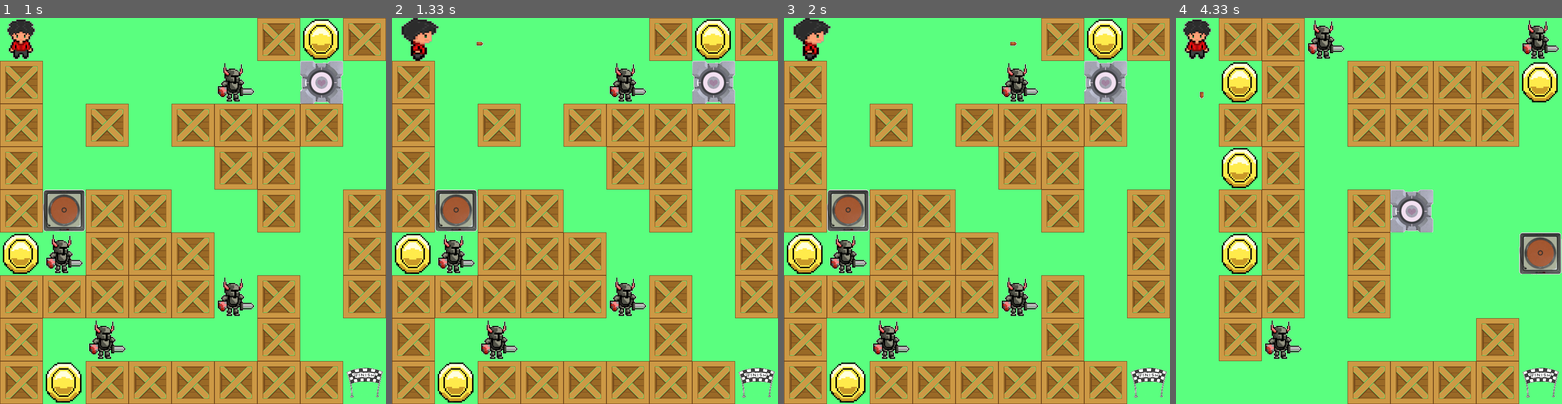
Above: before the commit, frames 1-4 (left to right).
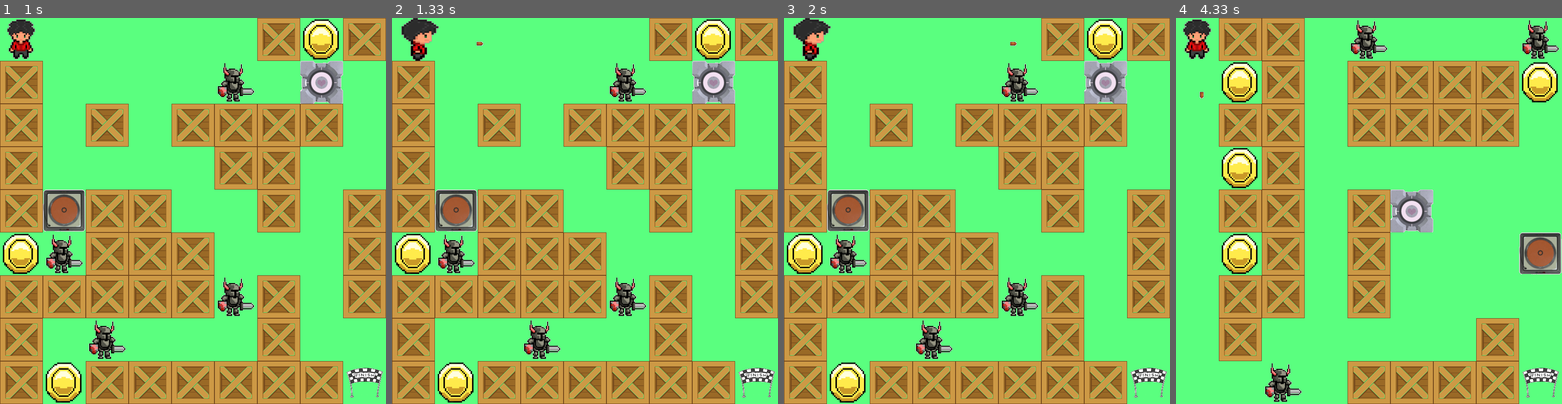
Above: after the commit, the same moments.

Repository: 6g6tfg753/pygame_project
Game: pygame game, started from main.py
Same seed, same stepped clock (60 frames per second), same inputs: the game is played once before the commit and once after it.
Inputs (mouse positions are in pixels of both pictures, inside the frame that each line leads up to):
- Up to frame 1 (1 s): click (216, 72) at 0.38 s; tap 4 at 0.67 s
- Up to frame 2 (1.33 s): hold D from 1 s (still down); tap Space at 1.07 s
- Up to frame 3 (2 s): tap Space at 1.37 s; release D at 1.47 s
- Up to frame 4 (4.33 s): hold A 2.33-2.87 s; tap Space at 2.4, 2.7, 2.97, 4.07 s; hold S 2.9-3.2 s; tap 4 at 3.67 s; hold W from 4 s (still down)

Frame 1 is identical in both runs. In frame 2, 1.0% of the frame differs, in the area x 23-44%, y 78-89%; in frame 3, 1.0%; in frame 4, 1.9%, in the area x 23-55%, y 0-100%.

Commit message:
Running enemies!!!

Diff:
--- a/main.py
+++ b/main.py
@@ -153,12 +153,20 @@
         #print(self.level)
 
         #Utils
-
         self.utils.draw(screen)
 
         screen.fill((90, 255, 127))  # green field
         self.all_sprites.draw(screen)
         pygame.display.flip()
+
+        self.enemy_flags = []
+        self.enemy_direction = []
+        c = 0
+        for el in self.enemies:
+            self.enemy_flags.append(1)
+            self.enemy_direction.append(c % 2)
+            c += 1
+        self.time = 0
 
     def render(self, screen):
         self.box_up = False
@@ -178,7 +186,6 @@
         flag_down = True
 
         while running:
-
             if self.state_of_the_game == False:
                 pygame.time.wait(100)
                 screen.fill((90, 255, 127))
@@ -438,7 +445,7 @@
                     self.state_of_the_game = False
                     self.death_count += 1
                 end_of_the_game_flag = pygame.sprite.spritecollide(self.player, self.finish, False)
-                if end_of_the_game_flag and self.state_of_the_game and self.button_pressed_flag:
+                if end_of_the_game_flag and self.state_of_the_game:
                     end.image = image_win
                     end.rect = end.image.get_rect()
                     end.rect.x, end.rect.y = 0, 200
@@ -452,5 +459,33 @@
                         self.level += 1
                     self.state_of_the_game = False
 
+            # enemy moving
+            if self.time // 1000000 == self.time / 1000000 or self.time // 1500000 == self.time / 1500000:
+                c = 0
+                for el in self.enemies:
+                    a = el.rect.y // 100
+                    b = el.rect.x // 100
+                    flag = self.enemy_flags[c]
+                    if self.enemy_direction[c] % 2 == 0 and self.time // 1000000 == self.time / 1000000:
+                        if self.exists(a + flag, b) and self.map[a + flag][b] == 0:
+                            el.rect.y += 100 * flag
+                        elif self.exists(a - flag, b) and self.map[a - flag][b] == 0:
+                            self.enemy_flags[c] *= -1
+                        else:
+                            self.enemy_direction[c] += 1
+                    else:
+                        if self.exists(a, b + flag) and self.map[a][b + flag] == 0:
+                            el.rect.x += 100 * flag
+                        elif self.exists(a, b - flag) and self.map[a][b - flag] == 0:
+                            self.enemy_flags[c] *= -1
+                        else:
+                            self.enemy_direction[c  ] += 1
+                    c += 1
+            self.time += 1
+
+    def exists(self, a, b):
+        if a > 8 or a < 0 or b > 8 or b < 0:
+            return False
+        return True
 
 b = Board()
--- a/maps.py
+++ b/maps.py
@@ -26,6 +26,8 @@
         for el in file:
             mas = [int(x) for x in el[1:-3].split(", ")]
             map_9.append(mas)
+
+        self.map = map_9
 
         for a in range(9):
             for b in range(9):
--- a/maps/levels/level3.txt
+++ b/maps/levels/level3.txt
@@ -1,5 +1,5 @@
-[0, 0, 1, 1, 0, 0, 0, 0, 2],
-[1, 0, 0, 0, 3, 1, 1, 0, 0],
+[0, 0, 1, 1, 3, 0, 0, 0, 2],
+[1, 0, 0, 0, 0, 1, 1, 0, 0],
 [1, 0, 1, 2, 1, 1, 1, 3, 0],
 [1, 0, 1, 0, 1, 1, 1, 1, 2],
 [2, 0, 1, 0, 0, 0, 0, 1, 1],
